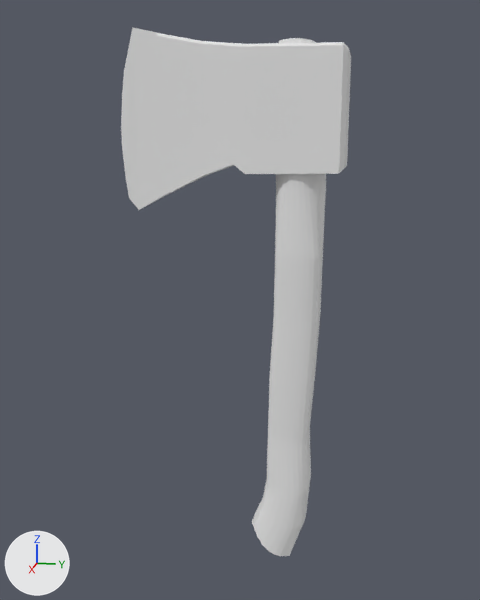
Before and after pictures for a commit that changed the Blender file Assets/Models/Items/Weapons/Hatchet_01.blend.
Before and after are seen from a 50 mm lens placed at (22.06, 4.23, 1.77), pointed at (-0.17, -0.22, -3.79). Arrows for +X, +Y and +Z are at lower left; the lights stay in place.

The first picture shows 'Blade', 'Handle'.
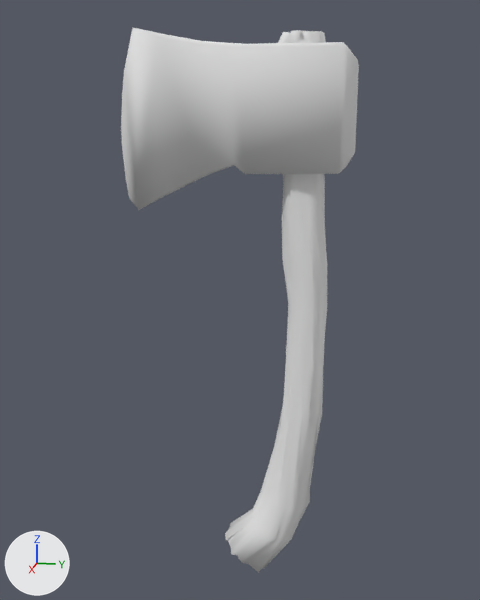
The change in detail:
me_cube_001 is used by ob_handle; location (0.0, 1.72, -6.35).
me_cube_001 had 320 vertices, 290 faces and spanned x -1.0..1.0, y -1.4..1.0, z -6.8..11.0.
me_cube_001 now has 448 vertices, 418 faces and spans x -1.1..1.1, y -2.4..1.1, z -7.6..11.3.
me_cube_001 part 1: 320 vertices removed from x -1.0..1.0, y -1.4..1.0, z -6.8..11.0; 448 vertices added at x -1.1..1.1, y -2.4..1.1, z -7.6..11.3.
me_cube_001 part 2: the surface is now shaded smooth.
me_cube is used by ob_blade; location (0.0, -0.42, 1.87); scale (1.2, 1.2, 1.2).
Verts and faces of me_cube; kept vertices keep their numbers, new ones are numbered from 53.
Before the commit, vertices of me_cube: 25 (0.88, 3.09, -0.88) at pixel (344, 168), 28 (-0.88, 3.09, -0.88) at pixel (347, 165), 29 (-0.88, 3.09, 2.03) at pixel (351, 55), 39 (0.8, 3.09, 2.03) at pixel (348, 47), 40 (0.88, 3.09, 1.95) at pixel (348, 51).
me_cube had 53 vertices, 49 faces and spanned x -0.98..0.98, y -3.21..3.09, z -2.14..2.79.
me_cube now has 58 vertices, 54 faces and spans x -0.98..0.98, y -3.21..3.31, z -2.14..2.79.
Part 3, on me_cube:
Faces deleted: (25, 28, 29, 39, 40).
New vertex 53 is at (-0.65, 3.31, -0.5), pixel (355, 152).
New vertex 54 is at (0.72, 3.31, -0.5), pixel (353, 153).
New vertex 55 is at (-0.65, 3.31, 1.77), pixel (358, 64).
New vertex 56 is at (0.72, 3.31, 1.71), pixel (357, 61).
New vertex 57 is at (0.66, 3.31, 1.77), pixel (357, 59).
New faces: (25, 28, 53, 54), (53, 55, 57, 56, 54), (29, 39, 57, 55), (39, 40, 56, 57), (28, 29, 55, 53), (25, 54, 56, 40).
me_cube part 4: 48 kept faces spanning x -0.98..0.98, y -3.21..3.09, z -2.14..2.79 are now shaded smooth.

Pixel boxes [x1, y1, x2, y2] of what changed, in the pictures (480 x 600 px; the box of a moved part takes in the faces that stretch with it):
'Blade', reshaped: before [121, 27, 351, 210]; after [121, 27, 359, 210]
'Handle', reshaped (37% wider): before [252, 38, 326, 556]; after [225, 30, 327, 573]
part 1 of me_cube_001, moved or reshaped: before [252, 38, 326, 556]; after [225, 30, 327, 573]
part 3 of me_cube, built on: before [344, 50, 351, 168]; after [344, 49, 359, 168]
part 4 of me_cube, shading changed: [123, 27, 349, 210] in both
